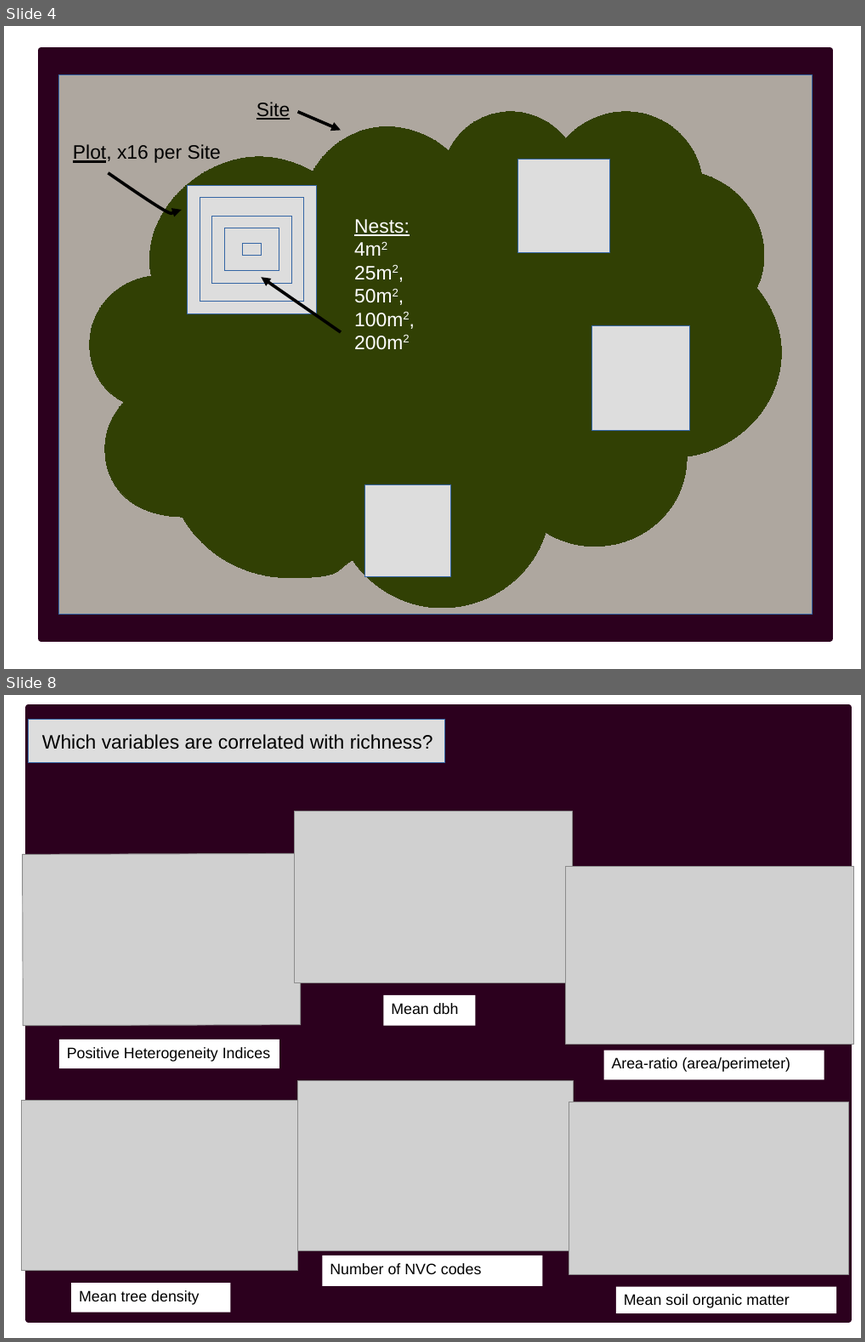
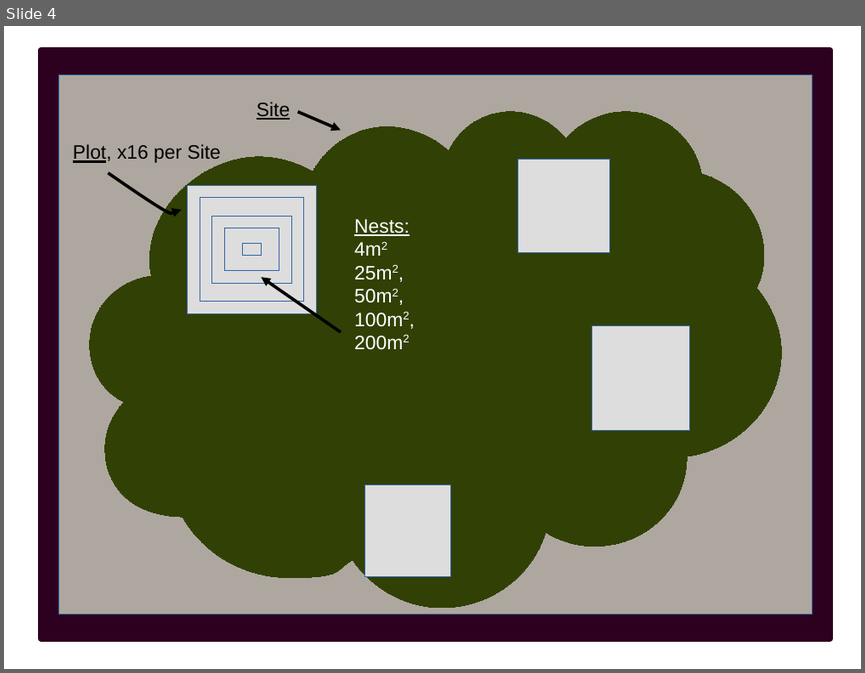
Before and after one commit to PetraGuy/CMEECourseWork, a slide deck: Talk2.odp. Shown one above the other, each under a label of ours: slides 4 and 8 before the commit, slide 4 after it; the slides between them are not shown. The pictures are 865x1342 and 865x673 pixels, drawn with LibreOffice and Linux fonts; fonts in the diff are those of the drawing; grey boxes stand for pictures. Boxes give left, top, right and bottom in pixels: in the first picture for what was removed or moved away, otherwise in the second. Text is boxed around its words. In the diff, an @@ line names an element or a change of style, - is before the commit and + after.

```diff
--- a/Talk2.odp
+++ b/Talk2.odp
@@ slide 8 removed at bbox=[4, 695, 861, 1338], background #FFFFFF @@
@@ rectangle removed at bbox=[28, 708, 848, 1320] @@
@@ rectangle removed at bbox=[28, 719, 444, 762] @@
@@ text removed at bbox=[42, 734, 433, 749] @@
-Which variables are correlated with richness?
@@ picture removed at bbox=[295, 811, 573, 982] @@
@@ picture removed at bbox=[23, 853, 301, 1025] @@
@@ picture removed at bbox=[566, 867, 854, 1044] @@
@@ rectangle removed at bbox=[383, 995, 475, 1026] @@
-Mean dbh
@@ rectangle removed at bbox=[59, 1039, 279, 1069] @@
-Positive Heterogeneity Indices
@@ rectangle removed at bbox=[604, 1050, 824, 1080] @@
-Area-ratio (area/perimeter)
@@ picture removed at bbox=[21, 1100, 298, 1270] @@
@@ picture removed at bbox=[298, 1081, 574, 1251] @@
@@ picture removed at bbox=[569, 1101, 849, 1274] @@
@@ rectangle removed at bbox=[322, 1255, 542, 1285] @@
-Number of NVC codes
@@ rectangle removed at bbox=[72, 1283, 231, 1312] @@
-Mean tree density
@@ rectangle removed at bbox=[616, 1287, 836, 1314] @@
-Mean soil organic matter
```
Also in this commit, not shown: 3 slides changed, 1 slide added, 2 other slides removed, 10 other files.
